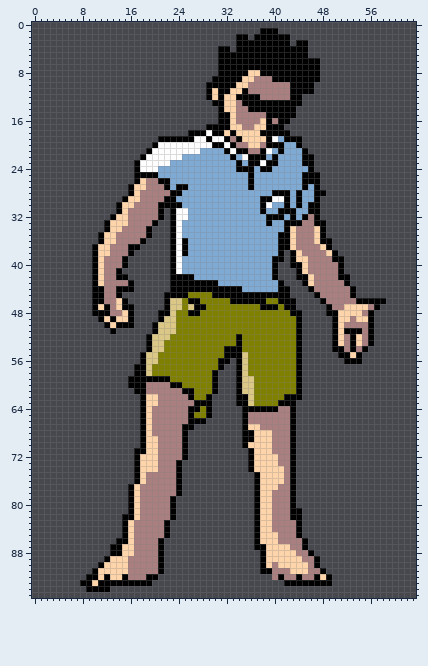
Sprite sheet -- sprites/characters/battle/woodsman/woodsman.png. Above: the version before the commit.
The file is 64x96 pixels.
After the commit:
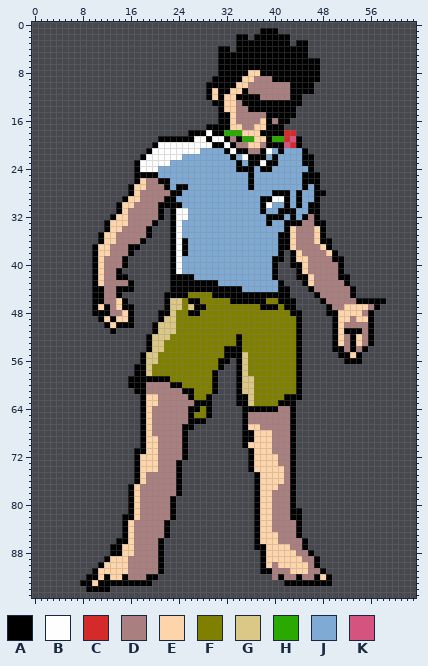
Palette (. is transparent): A #000000  B #fefefe  C #d42a2a  D #aa7f7f  E #fed4aa  F #7f7f00  G #dbc886  H #2aaa00  J #7faad4  K #d4547f
From old to new:
y 18: x 32..34 EAE -> HHH; x 42..43 A. -> CC
y 19: x 35..36 EE -> HH; x 40..43 BJAA -> HHCK
y 20: x 42..43 JJ -> KC
Pixel boxes of the changes (left, top, right, bottom) in both pictures:
changed: (224, 130, 296, 148)
